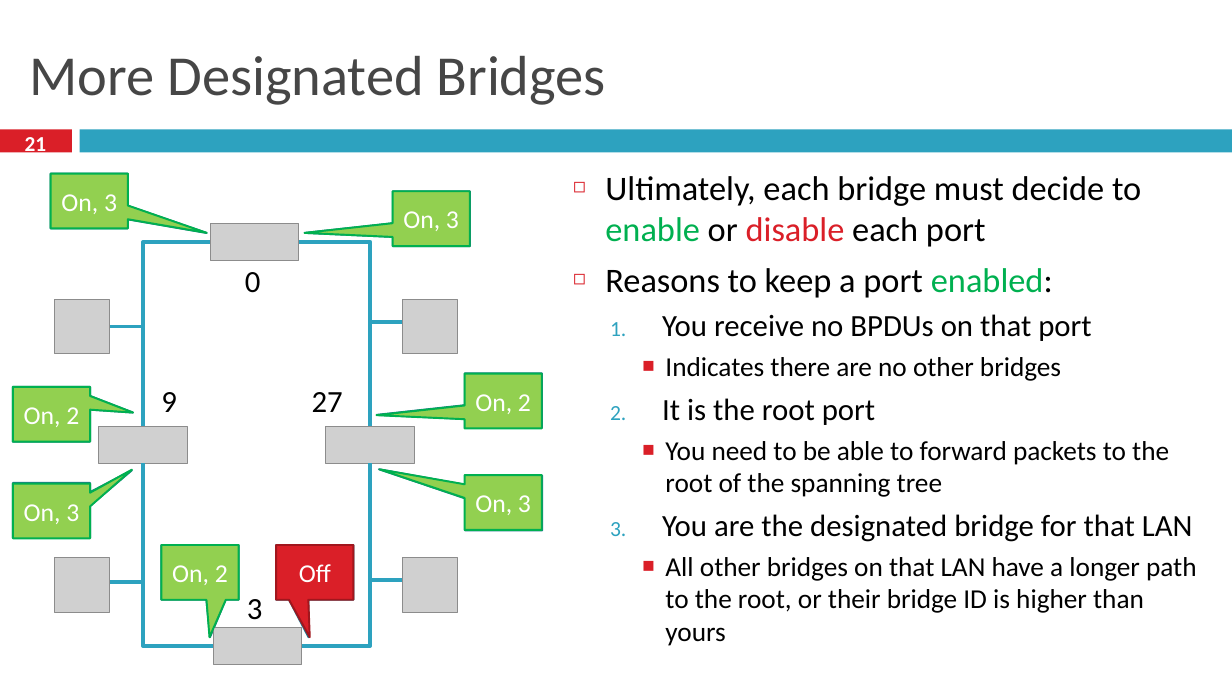
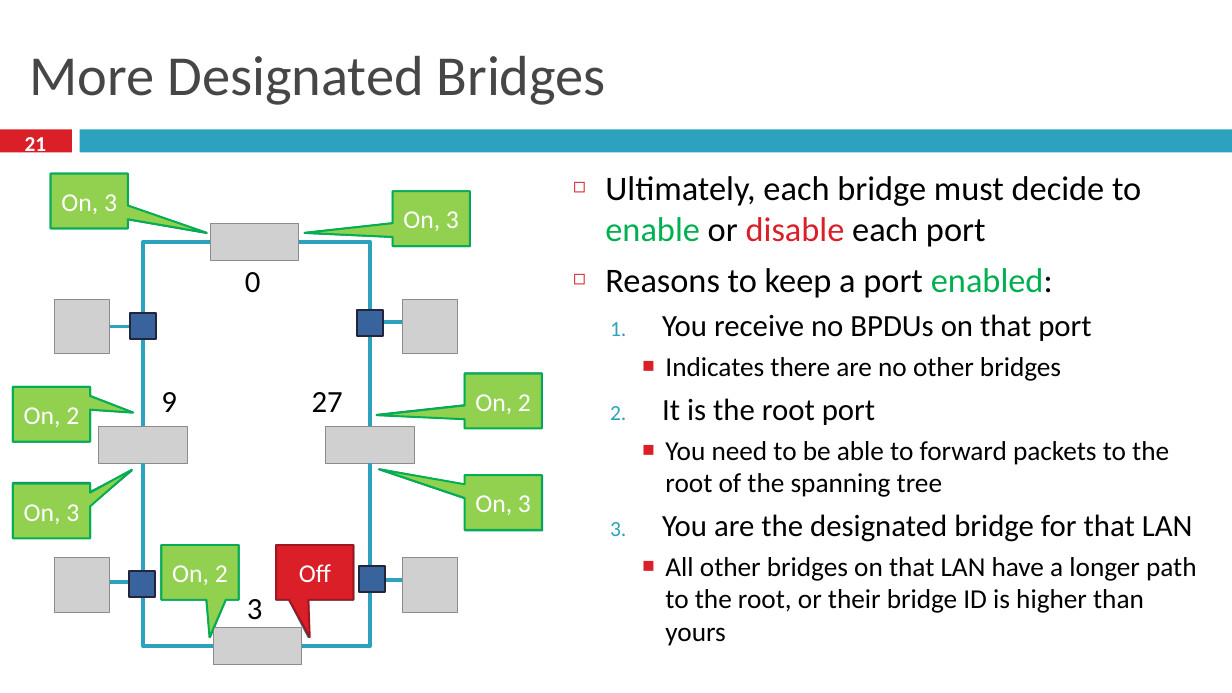
Before and after one commit to Carter0/networks, a slide deck: slide 21 of powerpoints/Bridging.pptx. Drawn at 1232x693 pixels with LibreOffice and Linux fonts; fonts in the diff are those of the drawing; grey boxes stand for pictures. Boxes give left, top, right and bottom in pixels: in the first picture for what was removed or moved away, otherwise in the second. Text is boxed around its words. In the diff, an @@ line names an element or a change of style, - is before the commit and + after.

```diff
--- a/powerpoints/Bridging.pptx
+++ b/powerpoints/Bridging.pptx
@@ rectangle added at [130, 313, 156, 339], fill #39639D, outline #24263C 1.5 pt @@
@@ rectangle added at [357, 310, 383, 335], fill #39639D, outline #24263C 1.5 pt @@
@@ rectangle added at [359, 567, 384, 592], fill #39639D, outline #24263C 1.5 pt @@
@@ rectangle added at [129, 571, 155, 597], fill #39639D, outline #24263C 1.5 pt @@
```
Also in this commit, not shown: 2 other slides changed, 2 other files.
